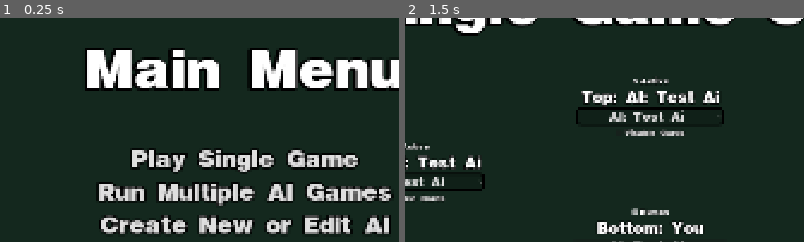
Above: before the commit, frames 1-2 (left to right).
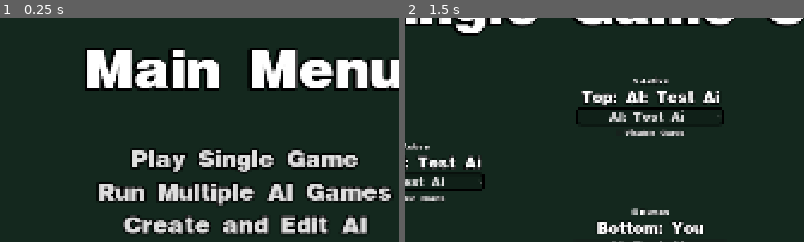
Above: after the commit, the same moments.

Repository: JontePonte/UNO-utlimate-ai-simulator
Game: Godot game, scene res://menus/MainMenu.tscn
Same seed, same stepped clock (60 frames per second), same inputs: the game is played once before the commit and once after it.
Inputs:
- Up to frame 1 (0.25 s): no input
- Up to frame 2 (1.5 s): click "Create New or Edit AI" (after the commit: "Create and Edit AI") at 0.5 s; click "Play Single Game" at 1.25 s
The pictures show only the part of the screen within x 19-69%, y 13-63%; the shares and areas given below are measured in that part.

The runs differ from the first frame. In frame 1, 4.3% of the frame differs, in the area x 24-98%, y 87-97%; in frame 2, nothing differs.

Commit message:
Created base for manage ai:s menu

Diff:
--- /dev/null
+++ b/uno-ultimate-ai-simulator/menus/CreatAndEditAI.tscn
@@ -0,0 +1,110 @@
+[gd_scene format=3 uid="uid://c1mkdkiiydmwl"]
+
+[ext_resource type="FontFile" uid="uid://j5lavwxruma1" path="res://ui/fonts/Helvetica Bold.ttf" id="2_68r7n"]
+
+[sub_resource type="LabelSettings" id="LabelSettings_ouq10"]
+font = ExtResource("2_68r7n")
+font_size = 140
+outline_size = 13
+outline_color = Color(0, 0, 0, 1)
+shadow_size = 21
+shadow_color = Color(0, 0, 0, 1)
+shadow_offset = Vector2(-4, 1)
+
+[node name="MatchSetup" type="Control" unique_id=1779067515]
+layout_mode = 3
+anchors_preset = 15
+anchor_right = 1.0
+anchor_bottom = 1.0
+grow_horizontal = 2
+grow_vertical = 2
+
+[node name="Background" type="ColorRect" parent="." unique_id=1416727137]
+layout_mode = 1
+anchors_preset = 15
+anchor_right = 1.0
+anchor_bottom = 1.0
+grow_horizontal = 2
+grow_vertical = 2
+color = Color(0.078431375, 0.15686275, 0.11764706, 1)
+
+[node name="MarginContainer" type="MarginContainer" parent="." unique_id=380528452]
+layout_mode = 1
+anchors_preset = 15
+anchor_right = 1.0
+anchor_bottom = 1.0
+grow_horizontal = 2
+grow_vertical = 2
+theme_override_constants/margin_left = 100
+theme_override_constants/margin_top = 40
+theme_override_constants/margin_right = 100
+theme_override_constants/margin_bottom = 40
+
+[node name="MainVBox" type="VBoxContainer" parent="MarginContainer" unique_id=910263688]
+layout_mode = 2
+
+[node name="TitleLabel" type="Label" parent="MarginContainer/MainVBox" unique_id=220229396]
+layout_mode = 2
+text = "Create and Edit AI:s"
+label_settings = SubResource("LabelSettings_ouq10")
+horizontal_alignment = 1
+vertical_alignment = 1
+
+[node name="Spacer" type="Control" parent="MarginContainer/MainVBox" unique_id=1916273832]
+custom_minimum_size = Vector2(0, 100)
+layout_mode = 2
+
+[node name="MainHBox" type="HBoxContainer" parent="MarginContainer/MainVBox" unique_id=445984409]
+layout_mode = 2
+
+[node name="VBoxLeftSide" type="VBoxContainer" parent="MarginContainer/MainVBox/MainHBox" unique_id=1553094127]
+custom_minimum_size = Vector2(0, 700)
+layout_mode = 2
+
+[node name="Spacer" type="Control" parent="MarginContainer/MainVBox/MainHBox/VBoxLeftSide" unique_id=1053914404]
+layout_mode = 2
+
+[node name="BottomHBox" type="HBoxContainer" parent="MarginContainer/MainVBox/MainHBox/VBoxLeftSide" unique_id=1408743332]
+layout_mode = 2
+size_flags_horizontal = 0
+size_flags_vertical = 10
+
+[node name="HBoxBackExit" type="VBoxContainer" parent="MarginContainer/MainVBox/MainHBox/VBoxLeftSide/BottomHBox" unique_id=1351352635]
+layout_mode = 2
+
+[node name="Back" type="Button" parent="MarginContainer/MainVBox/MainHBox/VBoxLeftSide/BottomHBox/HBoxBackExit" unique_id=1051092805]
+layout_mode = 2
+theme_override_constants/outline_size = 19
+theme_override_fonts/font = ExtResource("2_68r7n")
+theme_override_font_sizes/font_size = 60
+text = "Back to Menu
+"
+flat = true
+alignment = 0
+
+[node name="ExitGame" type="Button" parent="MarginContainer/MainVBox/MainHBox/VBoxLeftSide/BottomHBox/HBoxBackExit" unique_id=103533672]
+layout_mode = 2
+theme_override_constants/outline_size = 19
+theme_override_fonts/font = ExtResource("2_68r7n")
+theme_override_font_sizes/font_size = 60
+text = "Exit Game
+"
+flat = true
+alignment = 0
+
+[node name="Spacer" type="Control" parent="MarginContainer/MainVBox/MainHBox" unique_id=2111331760]
+custom_minimum_size = Vector2(150, 0)
+layout_mode = 2
+
+[node name="VBoxRightSide" type="VBoxContainer" parent="MarginContainer/MainVBox/MainHBox" unique_id=1829787602]
+custom_minimum_size = Vector2(700, 0)
+layout_mode = 2
+
+[node name="ScrollContainer" type="ScrollContainer" parent="MarginContainer/MainVBox/MainHBox/VBoxRightSide" unique_id=526613411]
+layout_mode = 2
+size_flags_vertical = 3
+
+[node name="VBoxContainer" type="VBoxContainer" parent="MarginContainer/MainVBox/MainHBox/VBoxRightSide/ScrollContainer" unique_id=625980049]
+layout_mode = 2
+size_flags_horizontal = 3
+size_flags_vertical = 3
--- a/uno-ultimate-ai-simulator/menus/MainMenu.tscn
+++ b/uno-ultimate-ai-simulator/menus/MainMenu.tscn
@@ -84,7 +84,7 @@
 theme_override_constants/outline_size = 19
 theme_override_fonts/font = ExtResource("2_218cn")
 theme_override_font_sizes/font_size = 60
-text = "Create New or Edit AI"
+text = "Create and Edit AI"
 flat = true
 
 [node name="ExitGameButton" type="Button" parent="MarginContainer/MainVBox" unique_id=571594854]
